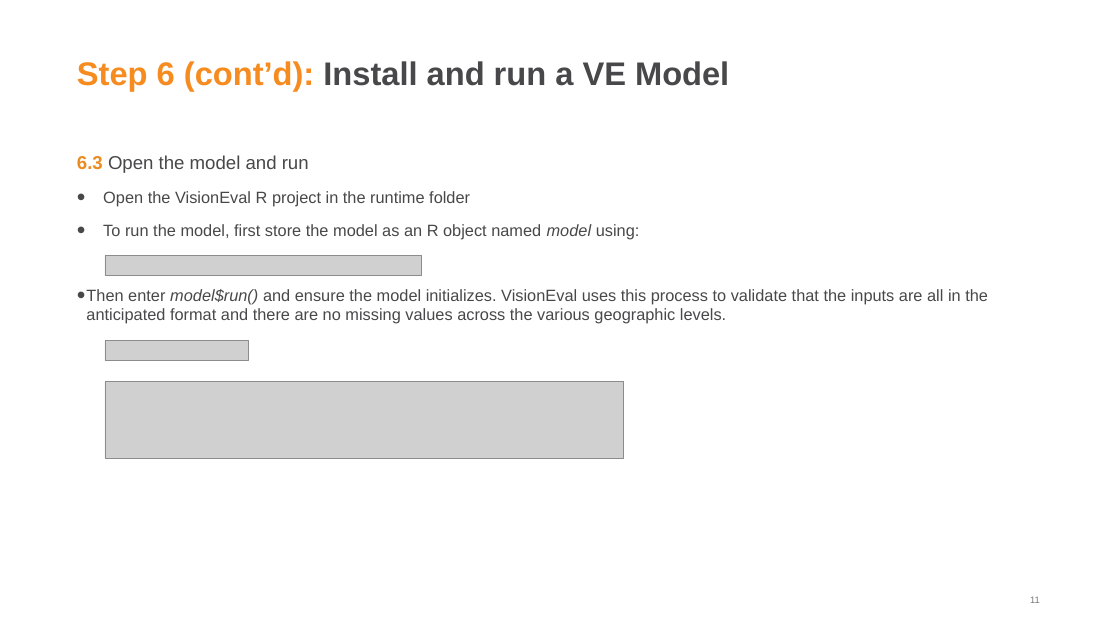
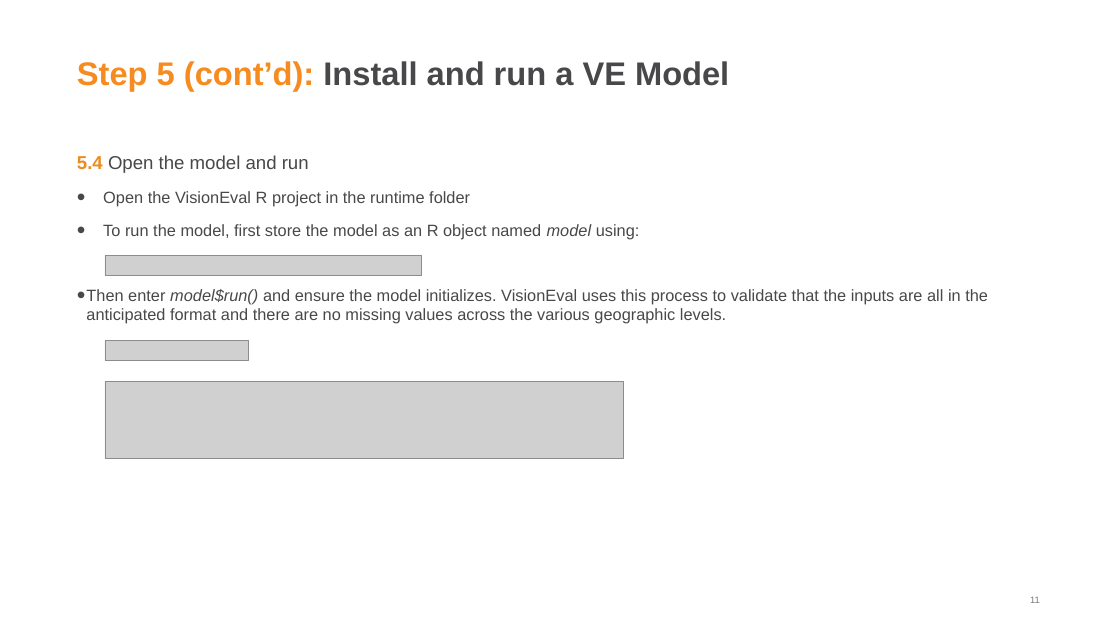
Before and after one commit to RSGInc/SJV-VE-Extras, a slide deck: slide 11 of SJV VE Extras Installation Guide.pptx. Drawn at 1120x630 pixels with LibreOffice and Linux fonts; fonts in the diff are those of the drawing; grey boxes stand for pictures; background and template pictures are left out. Boxes give left, top, right and bottom in pixels: in the first picture for what was removed or moved away, otherwise in the second. Text is boxed around its words. In the diff, an @@ line names an element or a change of style, - is before the commit and + after.

Commit message:
installation guide updates

```diff
--- a/SJV VE Extras Installation Guide.pptx
+++ b/SJV VE Extras Installation Guide.pptx
@@ title at <box>77,61,729,91</box>: text changed @@
-Step 6 (cont’d): Install and run a VE Model
+Step 5 (cont’d): Install and run a VE Model
@@ text at <box>77,155,309,173</box>: text changed @@
-6.3 Open the model and run
+5.4 Open the model and run
```
Also in this commit, not shown: 7 other slides changed, 1 slide added, 1 slide removed.
